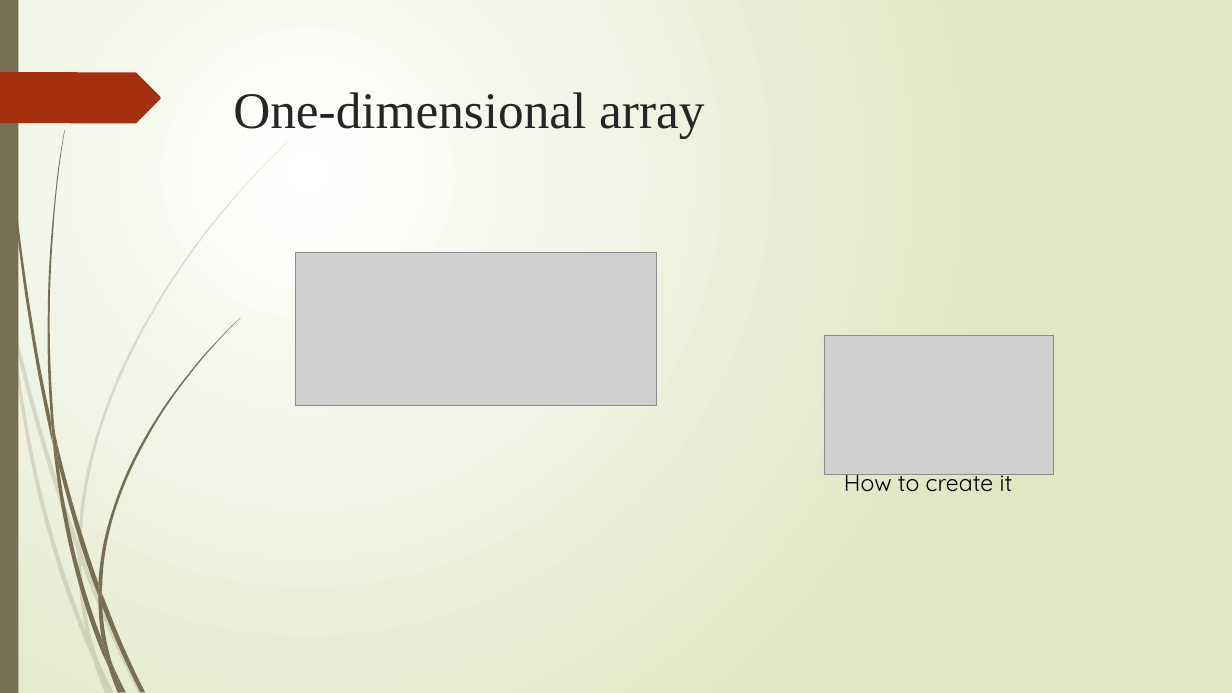
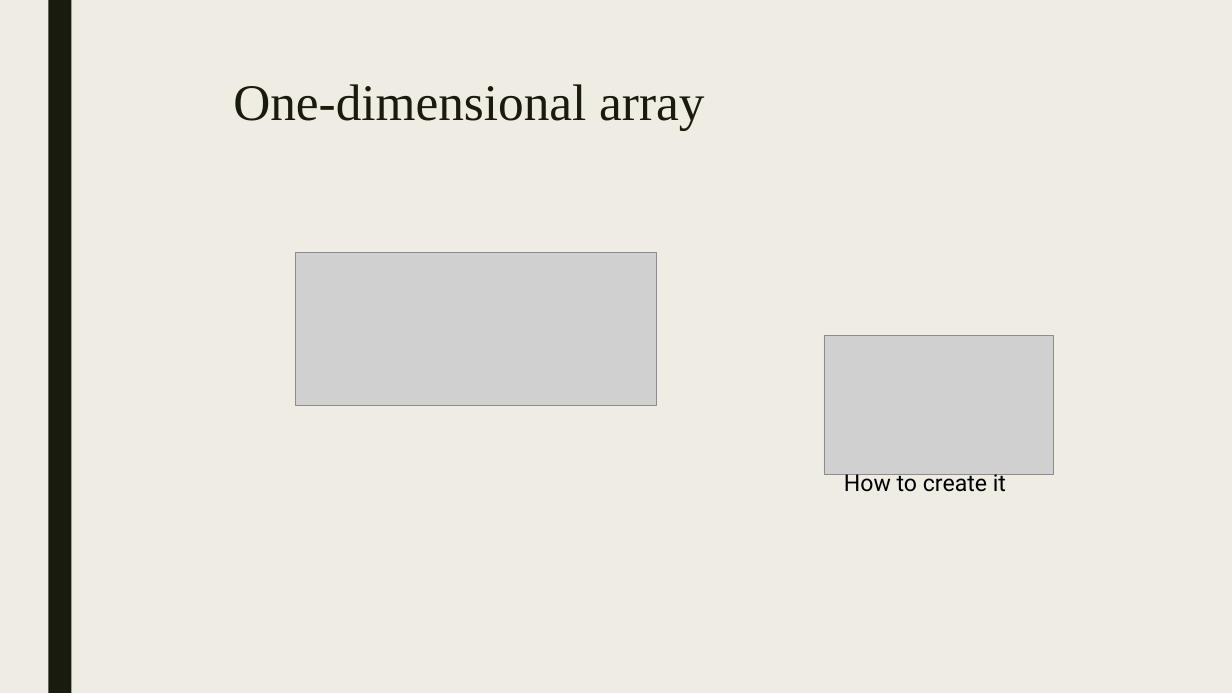
Before and after one commit to Adarsha-1/Group-6, a slide deck: slide 4 of arraysnew.pptx. Drawn at 1232x693 pixels with LibreOffice and Linux fonts; fonts in the diff are those of the drawing; grey boxes stand for pictures. Boxes give left, top, right and bottom in pixels: in the first picture for what was removed or moved away, otherwise in the second. Text is boxed around its words. In the diff, an @@ line names an element or a change of style, - is before the commit and + after.

```diff
--- a/arraysnew.pptx
+++ b/arraysnew.pptx
@@ background gradient #FFFFFF to #DFE8C4 to #EFEDE3 @@
@@ rectangle: place and size @@
-rectangle at (0,0,18,693)
+rectangle at (48,0,71,693)
@@ rectangle at (48,0,71,693): fill #766F54 to #191B0E @@
@@ freeform shape removed at (0,72,161,123) @@
@@ title "One-dimensional array" at (233,84,704,131): text colour #262626 to #191B0E; line spacing 1 to 0.89 @@
@@ text "How to create it" at (844,474,1006,492): font Quicksand to Roboto @@
@@ group removed at (0,141,288,693): 10 freeform shapes @@
@@ group removed at (3,0,240,693): 12 freeform shapes @@
```
Also in this commit, not shown: 15 other slides changed.
